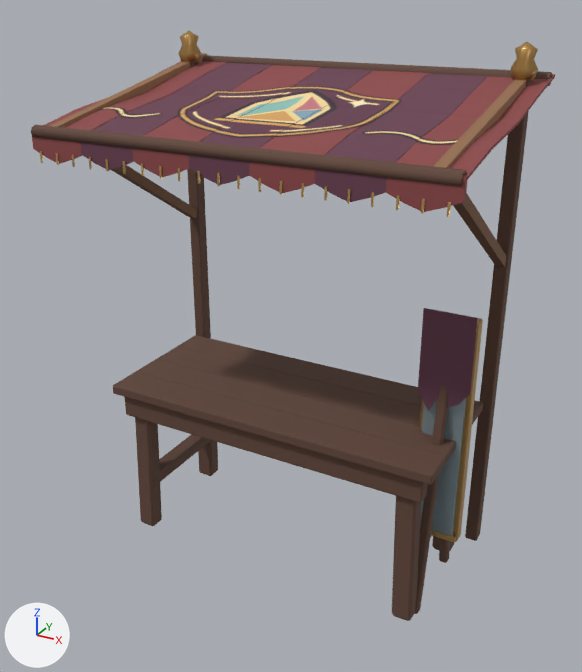
What one commit did to the glTF model assets/models/market/stall_glazier.glb.
Before and after are seen from a 50 mm camera at (1.7, -3.12, 2.72) aimed at (0.01, -0.05, 1.19). Lighting does not change. The marker at lower left points along +X, +Y and +Z. The picture after the commit comes second. Vertices at exactly the same position are counted once.

Names of what the first picture shows: 'stall_glazier'.
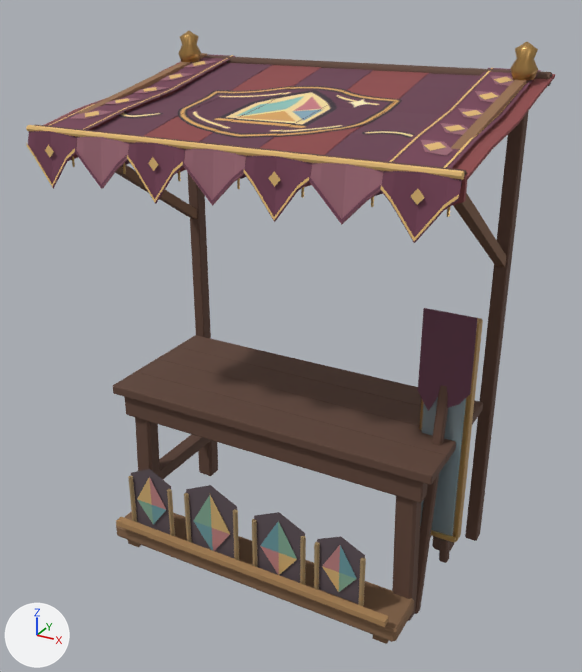
Changed parts and their boxes (x1, y1, x2, y2) in the pictures (582 x 672 px):
'stall_glazier', reshaped: before (31, 31, 555, 621); after (26, 31, 555, 644)
part 1 of me_stall_glazier, added: after (26, 125, 465, 180)
part 2 of me_stall_glazier, added (mostly hidden): after (128, 540, 141, 547)
part 3 of me_stall_glazier, added: after (116, 517, 388, 627)
part 4 of me_stall_glazier, added: after (372, 635, 388, 644)
part 5 of me_stall_glazier, added: after (128, 476, 137, 522)
part 6 of me_stall_glazier, added: after (167, 489, 175, 536)
part 7 of me_stall_glazier, added: after (184, 493, 192, 543)
part 8 of me_stall_glazier, added: after (233, 509, 239, 560)
part 9 of me_stall_glazier, added: after (252, 519, 258, 567)
part 10 of me_stall_glazier, added: after (300, 536, 306, 585)
part 11 of me_stall_glazier, added: after (314, 542, 320, 590)
part 12 of me_stall_glazier, added: after (26, 54, 541, 243)
part 13 of me_stall_glazier, added: after (116, 469, 414, 642)

What changed in the scene script:
```text
Add mat_worked_brass_and_iron:
    mat_worked_brass_and_iron = bpy.data.materials.new('Worked brass and iron')
    mat_worked_brass_and_iron.use_nodes = True; mat_worked_brass_and_iron.node_tree.nodes.clear()
    _N = mat_worked_brass_and_iron.node_tree.nodes; _L = mat_worked_brass_and_iron.node_tree.links
    n0 = _N.new('ShaderNodeBsdfPrincipled'); n0.name = 'Principled BSDF'
    n0.inputs[1].default_value = 0.36  # 'Metallic'
    n0.inputs[2].default_value = 0.54  # 'Roughness'
    n1 = _N.new('ShaderNodeOutputMaterial'); n1.name = 'Material Output'
    n2 = _N.new('ShaderNodeVertexColor'); n2.name = 'Color Attribute'
    _L.new(n0.outputs[0], n1.inputs[0])  # 'BSDF' to 'Surface'
    _L.new(n2.outputs[0], n0.inputs[0])  # 'Color' to 'Base Color'
Add mat_glazed_tile_and_glass:
    mat_glazed_tile_and_glass = bpy.data.materials.new('Glazed tile and glass')
    mat_glazed_tile_and_glass.use_nodes = True; mat_glazed_tile_and_glass.node_tree.nodes.clear()
    _N = mat_glazed_tile_and_glass.node_tree.nodes; _L = mat_glazed_tile_and_glass.node_tree.links
    n0 = _N.new('ShaderNodeBsdfPrincipled'); n0.name = 'Principled BSDF'
    n0.inputs[1].default_value = 0.12  # 'Metallic'
    n0.inputs[2].default_value = 0.39  # 'Roughness'
    n1 = _N.new('ShaderNodeOutputMaterial'); n1.name = 'Material Output'
    n2 = _N.new('ShaderNodeVertexColor'); n2.name = 'Color Attribute'
    _L.new(n0.outputs[0], n1.inputs[0])  # 'BSDF' to 'Surface'
    _L.new(n2.outputs[0], n0.inputs[0])  # 'Color' to 'Base Color'
Add mat_carved_wood__cloth_and_stone:
    mat_carved_wood__cloth_and_stone = bpy.data.materials.new('Carved wood, cloth and stone')
    mat_carved_wood__cloth_and_stone.use_nodes = True; mat_carved_wood__cloth_and_stone.node_tree.nodes.clear()
    _N = mat_carved_wood__cloth_and_stone.node_tree.nodes; _L = mat_carved_wood__cloth_and_stone.node_tree.links
    n0 = _N.new('ShaderNodeBsdfPrincipled'); n0.name = 'Principled BSDF'
    n0.inputs[2].default_value = 0.92  # 'Roughness'
    n1 = _N.new('ShaderNodeOutputMaterial'); n1.name = 'Material Output'
    n2 = _N.new('ShaderNodeVertexColor'); n2.name = 'Color Attribute'
    _L.new(n0.outputs[0], n1.inputs[0])  # 'BSDF' to 'Surface'
    _L.new(n2.outputs[0], n0.inputs[0])  # 'Color' to 'Base Color'
Change me_stall_glazier:
    remove me_stall_glazier.from_pydata(...)  # 1248 vertices, 2186 faces; spans x -0.95..0.95, y -0.6..0.6, z 0.0..2.5
    add me_stall_glazier.from_pydata(...)  # 1778 vertices, 2748 faces; spans x -0.95..0.95, y -0.64..0.6, z 0.0..2.5
    me_stall_glazier part 1: a new loose piece, an 8-sided cylinder along x spanning x -0.946..0.946, y -0.616..-0.588, z 2.144..2.172, in mat_carved_wood__cloth_and_stone
    me_stall_glazier part 2: a new loose piece, a box spanning x -0.727..-0.657, y -0.487..-0.315, z 0.003..0.133, in mat_carved_wood__cloth_and_stone
    me_stall_glazier part 3: a new loose piece, a box spanning x -0.72..0.76, y -0.568..-0.527, z 0.176..0.204, in mat_carved_wood__cloth_and_stone
    me_stall_glazier part 4: a new loose piece, a box spanning x 0.676..0.746, y -0.487..-0.315, z 0.003..0.133, in mat_carved_wood__cloth_and_stone
    me_stall_glazier part 5: a new loose piece, a 7-sided cylinder along z spanning x -0.661..-0.638, y -0.518..-0.495, z 0.185..0.455, in mat_worked_brass_and_iron
    me_stall_glazier part 6: a new loose piece, a 7-sided cylinder along z spanning x -0.422..-0.399, y -0.518..-0.495, z 0.185..0.455, in mat_worked_brass_and_iron
    me_stall_glazier part 7: a new loose piece, a 7-sided cylinder along z spanning x -0.321..-0.297, y -0.518..-0.495, z 0.15..0.466, in mat_worked_brass_and_iron
    me_stall_glazier part 8: a new loose piece, a 7-sided cylinder along z spanning x -0.043..-0.019, y -0.518..-0.495, z 0.15..0.466, in mat_worked_brass_and_iron
    me_stall_glazier part 9: a new loose piece, a 7-sided cylinder along z spanning x 0.06..0.084, y -0.518..-0.495, z 0.159..0.449, in mat_worked_brass_and_iron
    me_stall_glazier part 10: a new loose piece, a 7-sided cylinder along z spanning x 0.316..0.34, y -0.518..-0.495, z 0.159..0.449, in mat_worked_brass_and_iron
    me_stall_glazier part 11: a new loose piece, a 7-sided cylinder along z spanning x 0.387..0.41, y -0.518..-0.495, z 0.19..0.441, in mat_worked_brass_and_iron
    me_stall_glazier part 12: 306 vertices added at x -0.94..0.94, y -0.64..0.59, z 1.92..2.38
    me_stall_glazier part 13: 86 vertices added at x -0.77..0.8, y -0.53..-0.29, z 0.06..0.56
    add me_stall_glazier.materials.append(mat_carved_wood__cloth_and_stone)
    add me_stall_glazier.materials.append(mat_worked_brass_and_iron)
    add me_stall_glazier.materials.append(mat_glazed_tile_and_glass)
```
